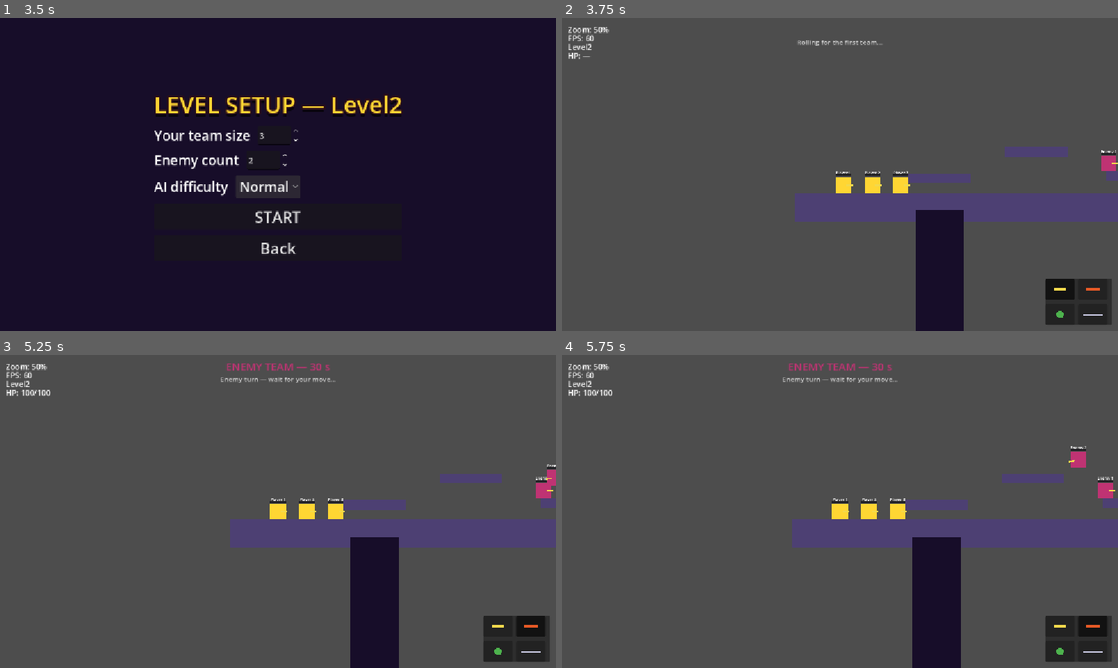
Above: before the commit, frames 1-4 (two rows, left to right).
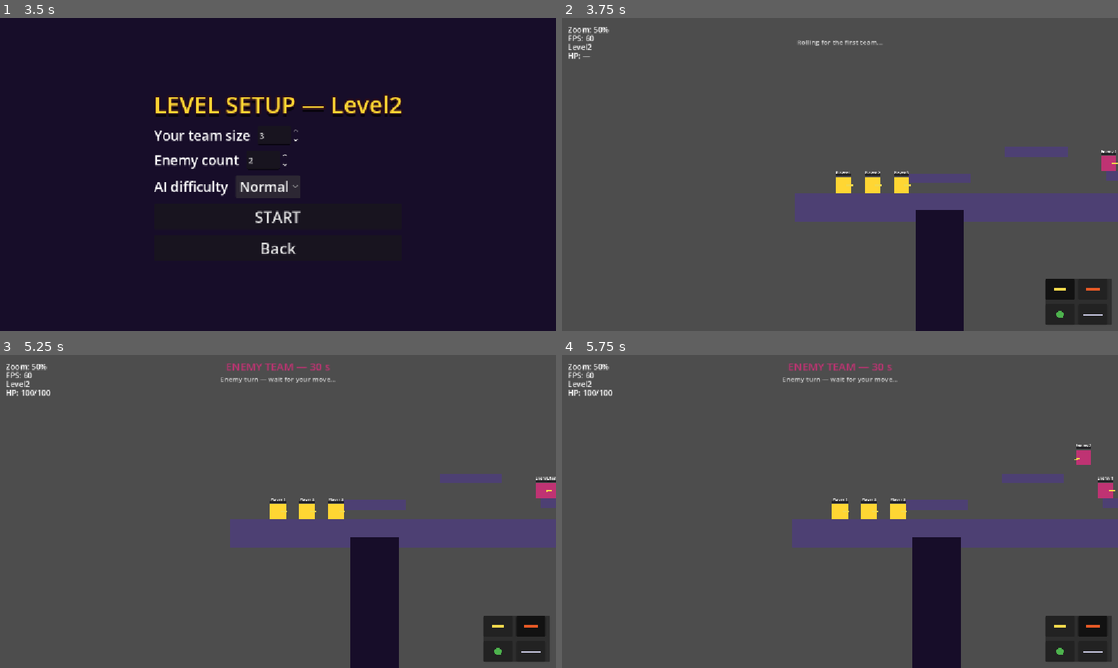
Above: after the commit, the same moments.

Repository: SDVGames-Studio/forms
Game: Godot game, scene res://Main.tscn
The game is run twice, just before and just after one commit, with the same random seed, the same clock (stepped at 60 frames per second) and the same inputs.
Inputs (mouse positions are in pixels of both pictures, inside the frame that each line leads up to):
- Up to frame 1 (3.5 s): click "New game" at 0.5 s; click "Level 2" at 1.25 s; click "Normal" at 2 s; click "Normal" at 2.75 s
- Up to frame 2 (3.75 s): click "START" at 3.5 s
- Up to frame 3 (5.25 s): click (500, 627) at 4.27 s; click (528, 627) at 5.02 s
- Up to frame 4 (5.75 s): no input

Frame 1 is identical in both runs. In frame 2, less than 0.1% of the frame differs, in the area x 59-63%, y 48-56%; in frame 3, 0.1%; in frame 4, 0.2%, in the area x 59-96%, y 28-53%.

Commit message:
fix: capsule collision shapes for all characters so they cannot wedge and get stuck (#154)

Diff:
--- a/Level.tscn
+++ b/Level.tscn
@@ -13,8 +13,9 @@
 [sub_resource type="RectangleShape2D" id="RectangleShape2D_shape"]
 size = Vector2(1152, 120)
 
-[sub_resource type="CircleShape2D" id="CircleShape2D_shape"]
-radius = 32
+[sub_resource type="CapsuleShape2D" id="CircleShape2D_shape"]
+radius = 24
+height = 64
 
 [sub_resource type="RectangleShape2D" id="RectangleShape2D_finish"]
 size = Vector2(48, 128)
--- a/Level2.tscn
+++ b/Level2.tscn
@@ -13,8 +13,9 @@
 [sub_resource type="RectangleShape2D" id="RectangleShape2D_ground"]
 size = Vector2(2304, 120)
 
-[sub_resource type="CircleShape2D" id="CircleShape2D_shape"]
-radius = 32
+[sub_resource type="CapsuleShape2D" id="CircleShape2D_shape"]
+radius = 24
+height = 64
 
 [sub_resource type="RectangleShape2D" id="RectangleShape2D_platform"]
 size = Vector2(260, 40)
@@ -22,7 +23,9 @@
 [sub_resource type="RectangleShape2D" id="RectangleShape2D_finish"]
 size = Vector2(48, 128)
 
-[sub_resource type="CircleShape2D" id="CircleShape2D_npc"]
+[sub_resource type="CapsuleShape2D" id="CircleShape2D_npc"]
+radius = 24
+height = 64
 
 [node name="Level2" type="Node2D" groups=["level"]]
 script = ExtResource("9_lvlcfg")
--- a/Level3.tscn
+++ b/Level3.tscn
@@ -13,8 +13,9 @@
 [sub_resource type="RectangleShape2D" id="RectangleShape2D_line"]
 size = Vector2(2304, 120)
 
-[sub_resource type="CircleShape2D" id="CircleShape2D_shape"]
-radius = 32
+[sub_resource type="CapsuleShape2D" id="CircleShape2D_shape"]
+radius = 24
+height = 64
 
 [sub_resource type="RectangleShape2D" id="RectangleShape2D_finish"]
 size = Vector2(48, 160)
--- a/LevelDuel.tscn
+++ b/LevelDuel.tscn
@@ -7,8 +7,9 @@
 [sub_resource type="RectangleShape2D" id="RectangleShape2D_ground"]
 size = Vector2(1152, 120)
 
-[sub_resource type="CircleShape2D" id="CircleShape2D_body"]
-radius = 32
+[sub_resource type="CapsuleShape2D" id="CircleShape2D_body"]
+radius = 24
+height = 64
 
 [node name="LevelDuel" type="Node2D" groups=["level"]]
 
--- a/Npc.gd
+++ b/Npc.gd
@@ -121,9 +121,13 @@
 	var members := get_tree().get_nodes_in_group("enemy_team")
 	_flank_slot = float(members.find(self)) - (float(members.size() - 1) / 2.0)
 	var shape := CollisionShape2D.new()
-	var circle := CircleShape2D.new()
-	circle.radius = 32.0
-	shape.shape = circle
+	# Issue #154: capsule instead of a circle — a round figure wedges into
+	# the notch between the ground and another figure/wall and gets stuck;
+	# the flat capsule sides slide along obstacles instead.
+	var capsule := CapsuleShape2D.new()
+	capsule.radius = 24.0
+	capsule.height = 64.0
+	shape.shape = capsule
 	add_child(shape)
 
 	_visual = ColorRect.new()
--- /dev/null
+++ b/tests/test_issue154.gd
@@ -0,0 +1,32 @@
+extends Node
+## Regression check for issue #154: a character could get permanently stuck
+## when wedged between the ground and another figure/wall — the round
+## (circle) collision shape caught in the notch. All character collision
+## shapes are now capsules (flat sides slide along obstacles).
+##
+## Run headless: godot --headless res://tests/test_issue154.tscn
+## Exit code 0 = pass.
+
+func _ready() -> void:
+	var ok := true
+
+	# --- Static check: every character shape in every level is a capsule. ---
+	for level_path in ["res://Level.tscn", "res://Level2.tscn",
+			"res://Level3.tscn", "res://LevelDuel.tscn"]:
+		var scene: PackedScene = load(level_path)
+		var root := scene.instantiate()
+		add_child(root)
+		for body in root.find_children("*", "CharacterBody2D", true, false):
+			for child in body.get_children():
+				var col := child as CollisionShape2D
+				if col != null and col.shape != null:
+					var capsule := col.shape is CapsuleShape2D
+					if not capsule:
+						ok = false
+						print("ISSUE154 not_capsule ", level_path, " ", body.name)
+		# Npc.gd builds its own shape in _ready — covered by the same scan.
+		root.queue_free()
+	print("ISSUE154 all_character_shapes_capsules=", ok)
+
+	print("ISSUE154 ok=", ok)
+	get_tree().quit(0 if ok else 1)
--- /dev/null
+++ b/tests/test_issue154.tscn
@@ -0,0 +1,6 @@
+[gd_scene load_steps=2 format=3]
+
+[ext_resource type="Script" path="res://tests/test_issue154.gd" id="1_i154"]
+
+[node name="Issue154Test" type="Node"]
+script = ExtResource("1_i154")
